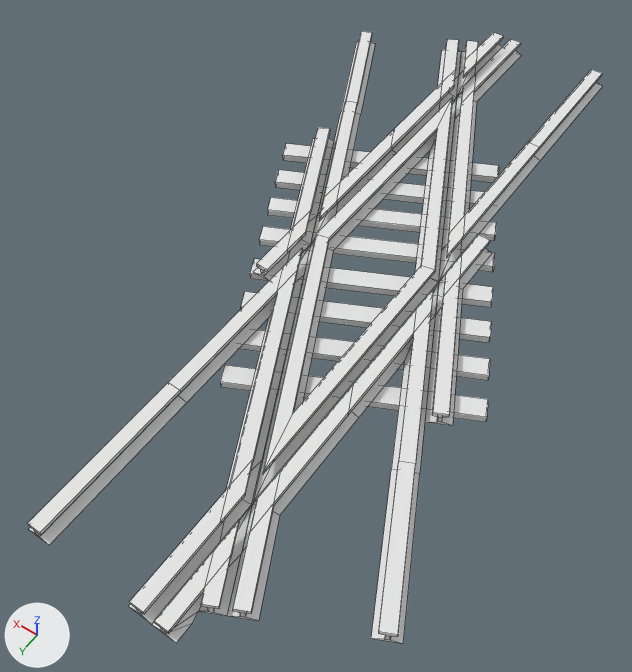
Two versions of the OBJ model models/advtrains_dtrack_xing90plusx_tieless_30r.obj, one commit apart.
The view is the same before and after, from a camera (50 mm lens) standing at (-1.87, 3.24, 3.56) and looking at (0.08, 0.51, -0.73). Arrows for +X, +Y and +Z are at lower left; the lights stay in place. Mesh edges are drawn as thin lines. Where no turn or scale is listed for an object, it has been applied to the vertices.

In view in the first picture: '30-90r_Cube.077'.
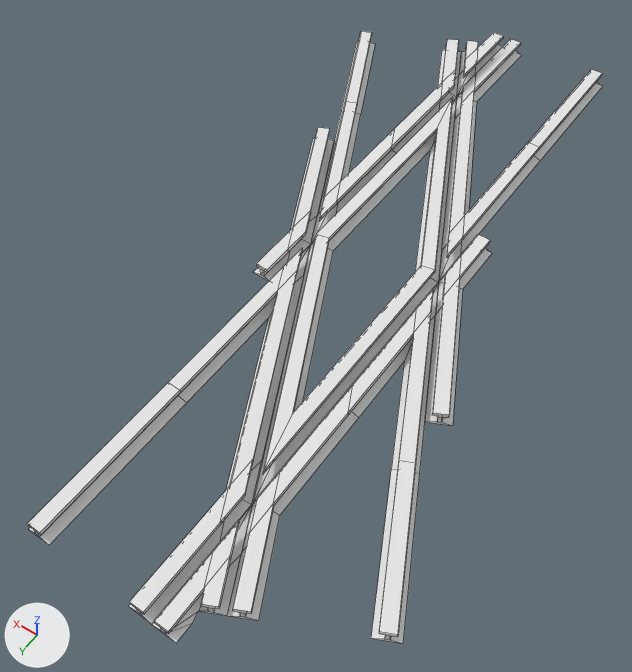
The change, as a diff of the scene's bpy script:
```diff
--- a/models/advtrains_dtrack_xing90plusx_tieless_30r.obj.py
+++ b/models/advtrains_dtrack_xing90plusx_tieless_30r.obj.py
@@ me_30_90r_cube_077 @@
 # used by ob_30_90r_cube_077; location = (0.0, 0.0, 0.0)
 # verts and faces of me_30_90r_cube_077; kept vertices keep their numbers, new ones are numbered from 574
 # before: 74 (-0.47, -0.11, -0.44), 77 (-0.41, -0.1, -0.46) at pixel (438, 282), 104 (-0.41, -0.3, -0.46) at pixel (455, 262), 126 (-0.35, -0.36, -0.44) at pixel (452, 249), 140 (-0.41, -0.1, -0.46) at pixel (438, 281)
 # before: 174 (-0.47, -0.13, -0.44), 175 (-0.41, -0.12, -0.46) at pixel (440, 279), 183 (-0.47, -0.5, -0.44), 186 (-0.41, -0.5, -0.46) at pixel (471, 243), 208 (-0.35, -0.49, -0.44)
 # before: 210 (-0.41, -0.36, -0.46) at pixel (460, 256), 241 (-0.47, -0.24, -0.44), 242 (-0.41, -0.36, -0.46) at pixel (460, 256), 255 (-0.41, -1.46, -0.46) at pixel (540, 160), 261 (-0.35, -1.47, -0.44)
 # before: 311 (0.47, 0.11, -0.44) at pixel (301, 239), 314 (0.41, 0.1, -0.46) at pixel (310, 244), 341 (0.41, 0.3, -0.46), 363 (0.35, 0.36, -0.44), 375 (0.41, 0.1, -0.46) at pixel (310, 244)
 # before: 409 (0.47, 0.13, -0.44) at pixel (299, 241), 410 (0.41, 0.12, -0.46) at pixel (308, 246), 418 (0.47, 0.5, -0.44) at pixel (263, 276), 421 (0.41, 0.5, -0.46), 443 (0.35, 0.49, -0.44)
 # before: 445 (0.41, 0.36, -0.46), 476 (0.47, 0.24, -0.44) at pixel (289, 250), 477 (0.41, 0.36, -0.46), 490 (0.41, 1.46, -0.46), 496 (0.35, 1.47, -0.44)
-me_30_90r_cube_077.from_pydata(...)  # 574 vertices, 472 faces; spans x -1.4..1.4, y -2.5..2.5, z -0.51..-0.36
+me_30_90r_cube_077.from_pydata(...)  # 510 vertices, 432 faces; spans x -1.4..1.4, y -2.5..2.5, z -0.46..-0.36
+# me_30_90r_cube_077 part 1: 8 loose pieces with 64 vertices, spanning x -1.12..1.12, y -1.26..1.26, z -0.51..-0.46, are deleted
+# me_30_90r_cube_077 part 2
+delete_faces([(183, 186, 242, 241), (208, 210, 255, 261), (126, 140, 210, 208), (74, 174, 241, 242, 104, 175, 77)])
+faces += [(183, 186, 210, 241), (208, 242, 255, 261), (126, 140, 242, 208), (74, 174, 241, 210, 104, 175, 77)]
+# me_30_90r_cube_077 part 3
+delete_faces([(418, 421, 477, 476), (443, 445, 490, 496), (363, 375, 445, 443), (311, 409, 476, 477, 341, 410, 314)])
+faces += [(418, 421, 445, 476), (443, 477, 490, 496), (363, 375, 477, 443), (311, 409, 476, 445, 341, 410, 314)]
 me_30_90r_cube_077.materials.append(mat_rails)
-me_30_90r_cube_077.materials.append(mat_sleepers)  # white #e7e7e7
```

Where the change shows, as pixel boxes [x1, y1, x2, y2] in the pictures (632 x 672 px; the box of a moved part takes in the faces that stretch with it):
part 1 of me_30_90r_cube_077, deleted: before [220, 143, 499, 422]
part 2 of me_30_90r_cube_077, moved or reshaped: [439, 156, 540, 283] in both
part 3 of me_30_90r_cube_077, moved or reshaped: [264, 239, 310, 281] in both
